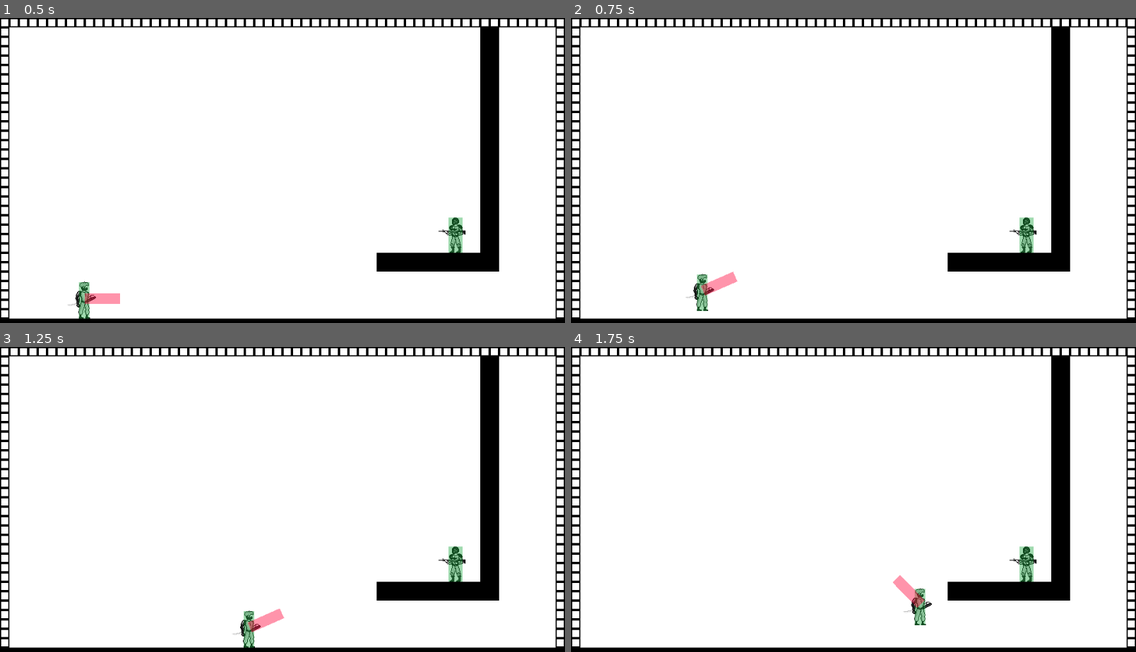
Above: before the commit, frames 1-4 (two rows, left to right).
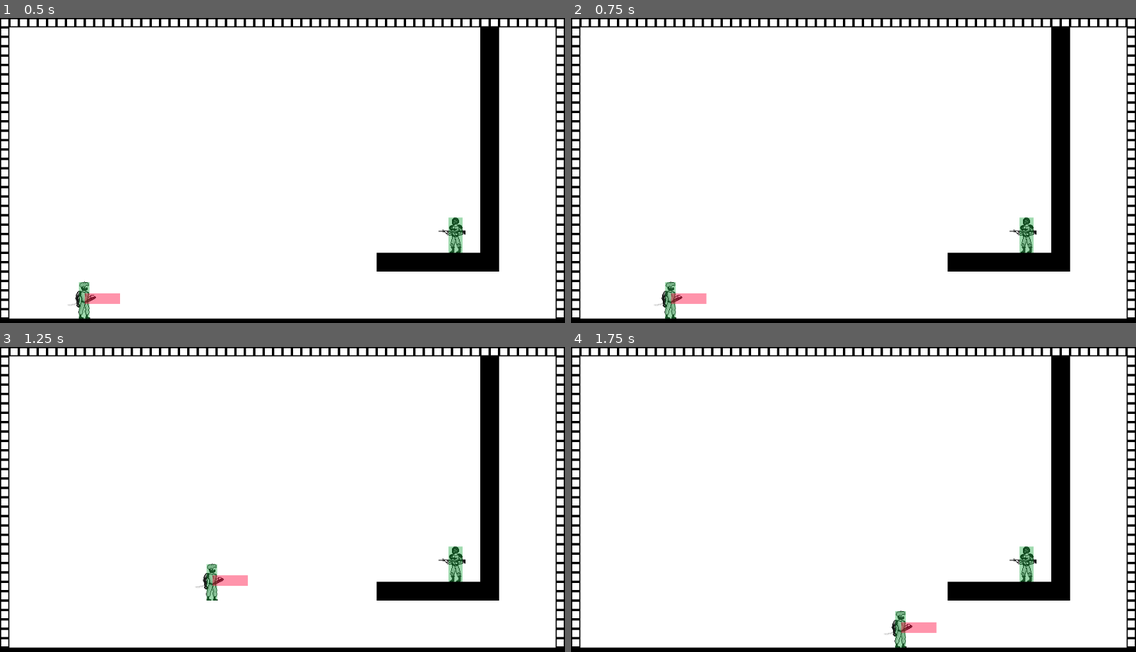
Above: after the commit, the same moments.

Repository: Dkoplik/Paint-it-Black
Game: Godot game, scene res://test_level.tscn
Same seed, same stepped clock (60 frames per second), same inputs: the game is played once before the commit and once after it. This scene is started directly instead of the project's main scene.
Inputs (mouse positions are in pixels of both pictures, inside the frame that each line leads up to):
- Up to frame 1 (0.5 s): no input
- Up to frame 2 (0.75 s): move the mouse to (977, 161) at 0.52 s; press the mouse at (977, 161) at 0.53 s; hold D (move_right) from 0.53 s (still down)
- Up to frame 3 (1.25 s): keep holding D (move_right); tap Space (jump) at 0.77 s
- Up to frame 4 (1.75 s): keep holding D (move_right); move the mouse to (740, 520) at 1.27 s; release the mouse at (740, 520) at 1.28 s; click (740, 520) at 1.35 s; tap Space (jump) at 1.52 s

Frame 1 is identical in both runs. In frame 2, 0.8% of the frame differs, in the area x 14-30%, y 83-99%; in frame 3, 0.9%, in the area x 34-51%, y 70-99%; in frame 4, 0.9%.
Error in both runs: Assertion failed: Отсутствует AttackData (res://hit_box.gd:24)

Commit message:
Обновил контроллер под новый ресурс
Теперь все параметры атаки задаются через PlayerAttackData.

Diff:
--- a/Paint-it-Black/player/scripts/player_controller.gd
+++ b/Paint-it-Black/player/scripts/player_controller.gd
@@ -6,11 +6,7 @@
 ## Данные движения
 @export var movement_data: PlayerMovementData
 ## Данные об атаке
-@export var attack_data: AttackData
-## Длительность атаки
-@export_range(0, 1, 0.01, "or_greater") var attack_duration: float
-## Время между атаками
-@export_range(0, 5, 0.01, "or_greater") var attack_cooldown: float
+@export var attack_data: PlayerAttackData
 
 ## Компонента движения
 var movement_component: PlayerMovement
@@ -194,6 +190,6 @@
 func _check_attack_data(warnings: PackedStringArray = []) -> void:
 	if attack_data ==  null:
 		if Engine.is_editor_hint():
-			warnings.push_back("Не обнаружена AttackData")
+			warnings.push_back("Не обнаружена PlayerAttackData")
 		else:
-			assert(false, "Не обнаружена AttackData")
+			assert(false, "Не обнаружена PlayerAttackData")
